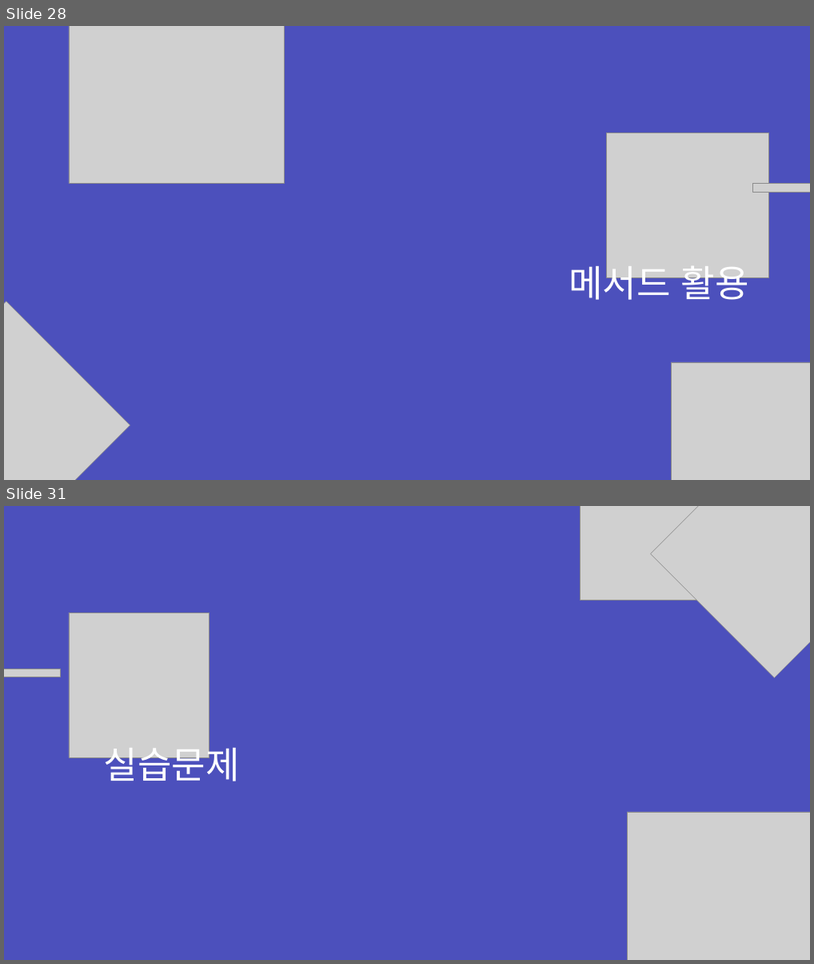
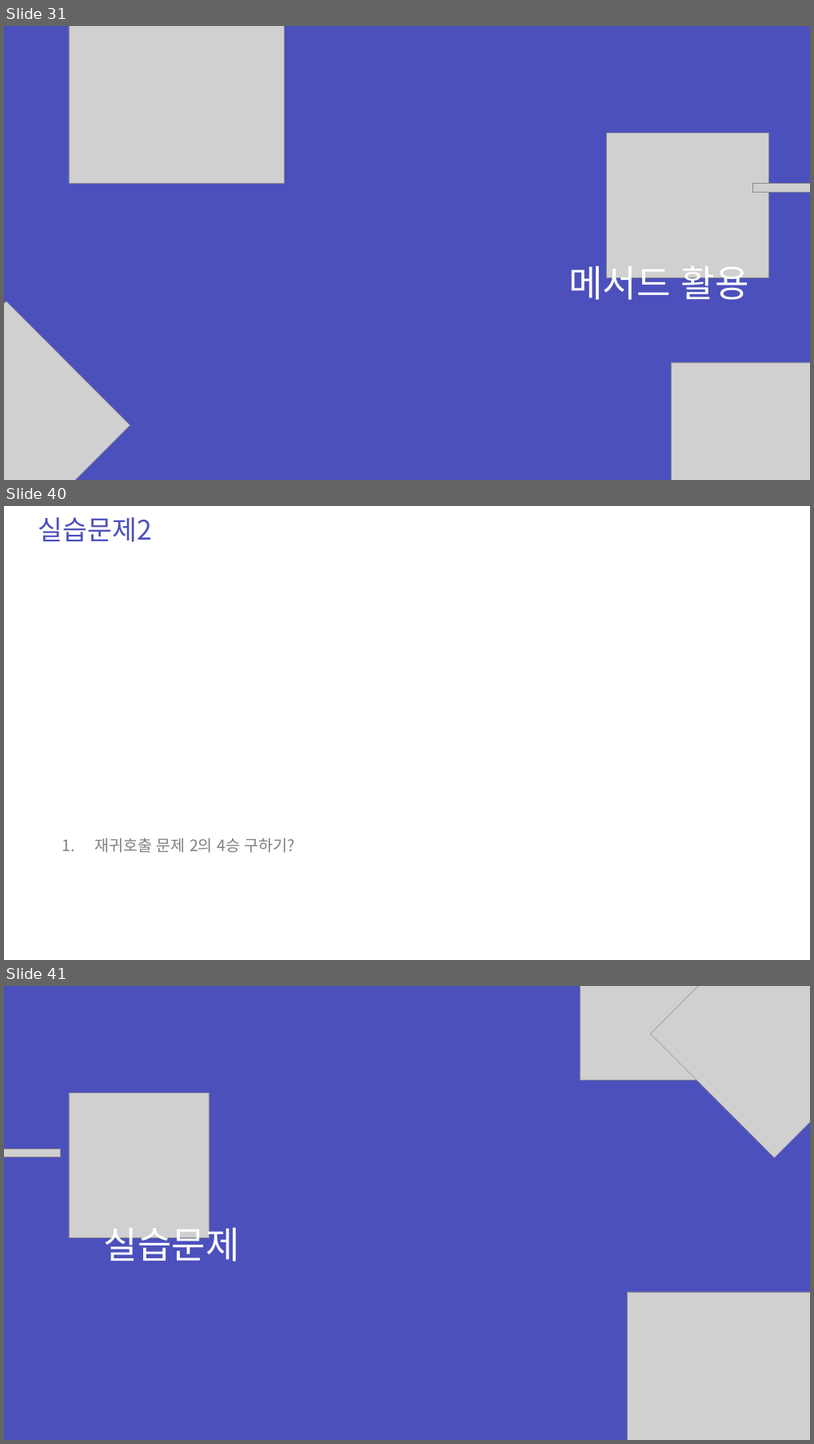
Before and after one commit to zest132/JavaLecture, a slide deck: JavaLecture/LectureFile/java 6강.pptx. Shown one above the other, each under a label of ours: slides 28 and 31 before the commit, slides 31, 40 and 41 after it; the slides between them are not shown. The pictures are 814x964 and 814x1444 pixels, drawn with LibreOffice and Linux fonts; fonts in the diff are those of the drawing; grey boxes stand for pictures. Boxes give left, top, right and bottom in pixels: in the first picture for what was removed or moved away, otherwise in the second. Text is boxed around its words. In the diff, an @@ line names an element or a change of style, - is before the commit and + after.

```diff
--- a/JavaLecture/LectureFile/java 6강.pptx
+++ b/JavaLecture/LectureFile/java 6강.pptx
@@ slide 40 added at box(4, 506, 810, 960), background #FFFFFF @@
@@ text added at box(38, 517, 152, 542), 48 pt, text #4C50BC @@
+실습문제2
@@ text added at box(94, 838, 295, 852), 28 pt, text #808080 @@
+1. 재귀호출 문제 2의 4승 구하기?
@@ what was slide 28 is now slide 31 @@
@@ what was slide 31 is now slide 41 @@
```
Also in this commit, not shown: 3 slides changed, 9 other slides added, 3 other files.
